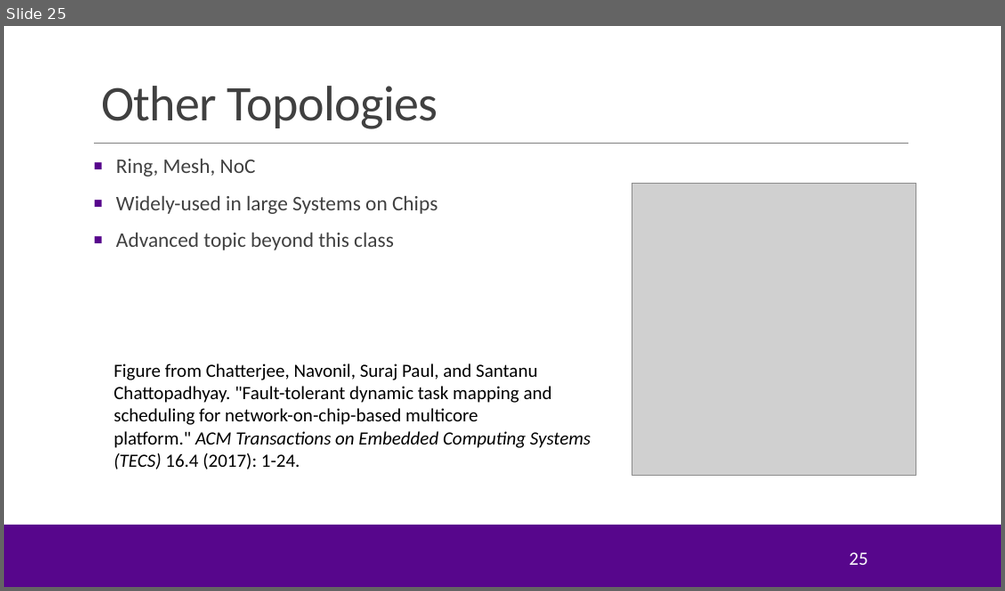
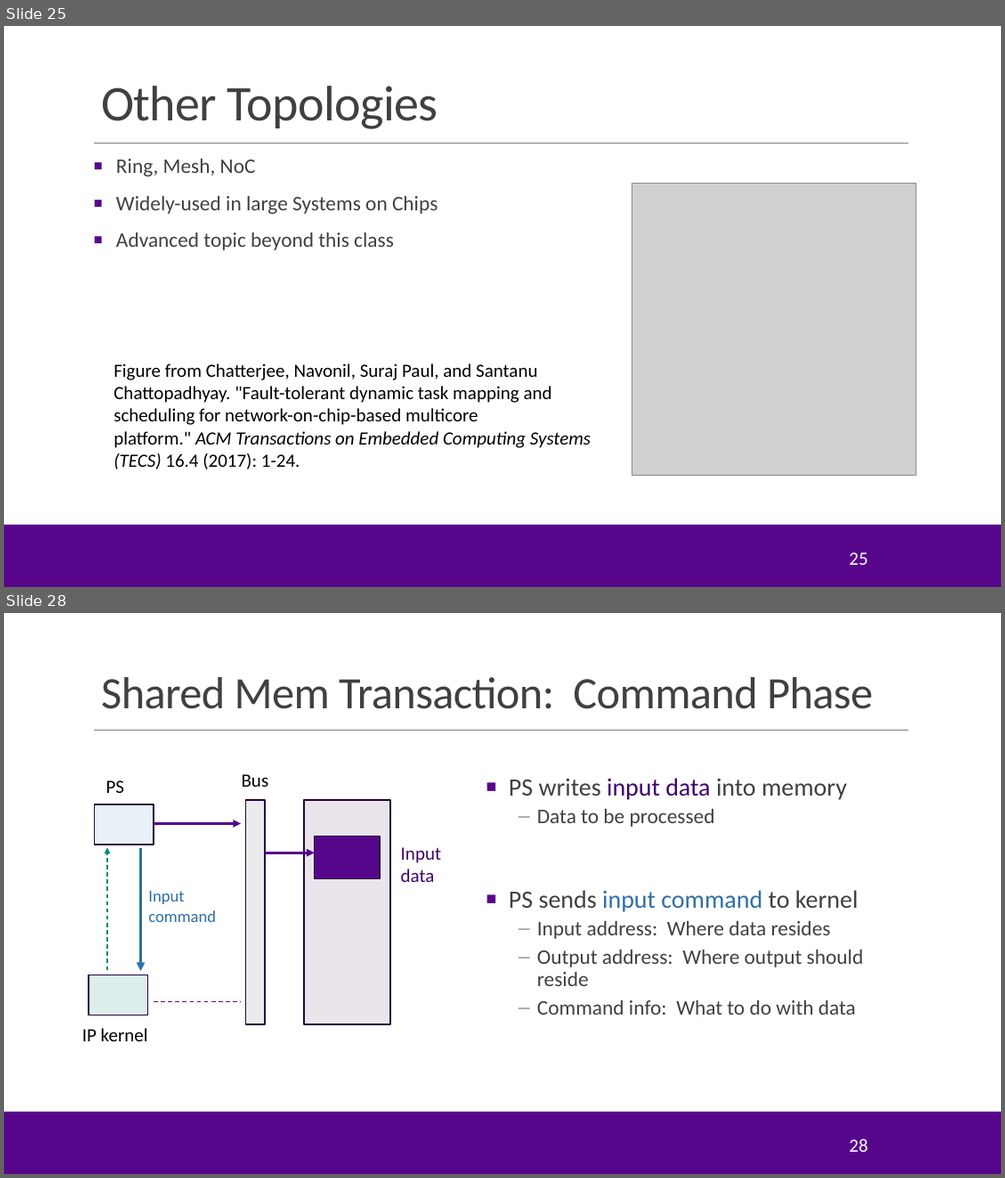
Before and after one commit to sdrangan/hwdesign, a slide deck: units/unit09_sharedmem/sharedmem.pptx. Shown one above the other, each under a label of ours: slide 25 before the commit, slides 25 and 28 after it; the slides between them are not shown. The pictures are 1005x591 and 1005x1178 pixels, drawn with LibreOffice and Linux fonts; fonts in the diff are those of the drawing; grey boxes stand for pictures; background and template pictures are left out. Boxes give left, top, right and bottom in pixels: in the first picture for what was removed or moved away, otherwise in the second. Text is boxed around its words. In the diff, an @@ line names an element or a change of style, - is before the commit and + after.

```diff
--- a/units/unit09_sharedmem/sharedmem.pptx
+++ b/units/unit09_sharedmem/sharedmem.pptx
@@ slide 28 added at <box>4,613,1001,1174</box>, background #FFFFFF; not listed: 3 template elements that a slide beside it also shows @@
@@ title added at <box>101,677,873,709</box>, 43.2 pt, text #404040 @@
+Shared Mem Transaction: Command Phase
@@ text added at <box>106,780,124,793</box>, 18 pt, text #000000 @@
+PS
@@ text added at <box>242,774,269,787</box>, 18 pt, text #000000 @@
+Bus
@@ text added at <box>509,778,864,1014</box>, 20 pt, text #404040 @@
+■ PS writes input data into memory
+  – Data to be processed
+■ PS sends input command to kernel
+  – Input address: Where data resides
+  – Output address: Where output should reside
+  – Command info: What to do with data
@@ rectangle added at <box>95,804,154,844</box>, fill #EAF0F7, outline #26033D 1.25 pt @@
@@ arrow added from (154, 824) to (241, 824), #57068C 2.5 pt @@
@@ rectangle added at <box>245,800,264,1024</box>, fill #EAEBEC, outline #26033D 1.25 pt @@
@@ rectangle added at <box>304,800,390,1024</box>, fill #EAE5EB, outline #26033D 1.25 pt @@
@@ arrow added from (107, 971) to (107, 848), #00857C 1 pt dashed @@
@@ arrow added from (141, 849) to (141, 971), #2F6FA8 2.75 pt @@
@@ arrow added from (265, 852) to (315, 852), #57068C 2.5 pt @@
@@ rectangle added at <box>315,835,380,878</box>, fill #57068C, outline #26033D 1.25 pt @@
@@ text added at <box>401,847,441,882</box>, 18 pt, text #410569 @@
+Input
+data
@@ text added at <box>148,891,216,922</box>, 16 pt, text #2F6FA8 @@
+Input
+command
@@ rectangle added at <box>89,975,147,1015</box>, fill #DCEFEC, outline #26033D 1.25 pt @@
@@ line added from (154, 1001) to (241, 1001), #57068C 1 pt dashed @@
@@ text added at <box>82,1028,148,1041</box>, 18 pt, text #000000 @@
+IP kernel
@@ page number added at <box>849,1138,867,1151</box>, 18 pt, text #FFFFFF @@
+28
```
Also in this commit, not shown: 1 slide changed, 23 other slides added, 2 other files.
